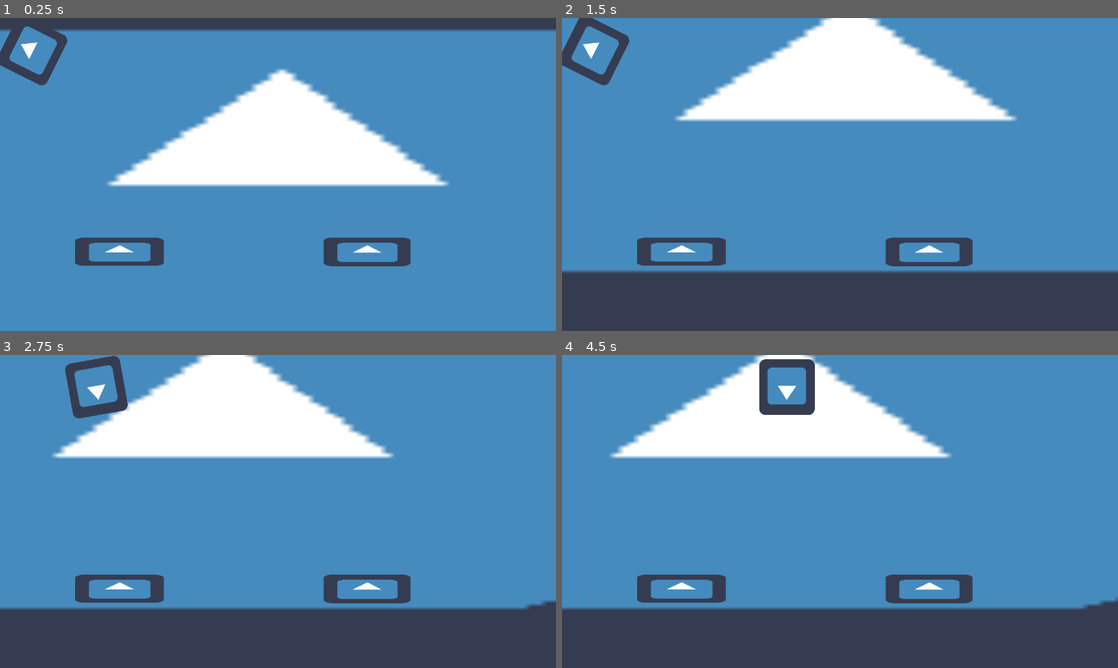
Above: before the commit, frames 1-4 (two rows, left to right).
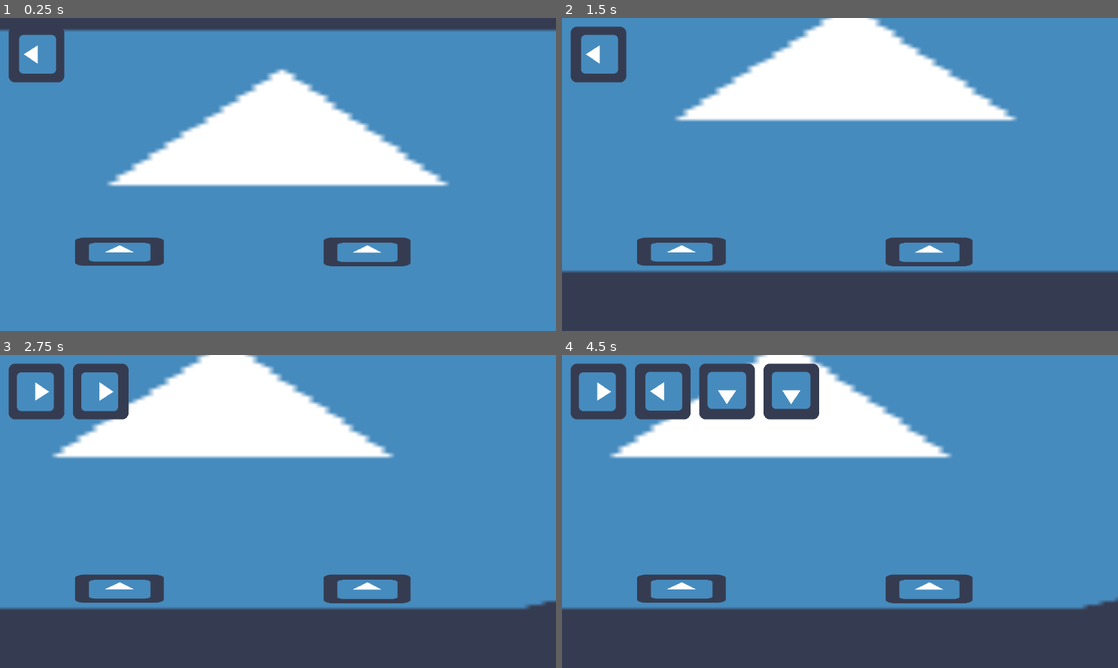
Above: after the commit, the same moments.

Repository: ConnorWhalen/gmtk2018
Game: Godot game, scene res://stage.tscn
Two runs of this game, one before a commit and one after it. Both use one fixed random seed, a clock stepped at 60 frames per second and the inputs below. The engine's default icon, where the game draws it, is replaced by a stand-in: a white triangle on a blue panel in a dark square.
Inputs:
- Up to frame 1 (0.25 s): no input
- Up to frame 2 (1.5 s): tap Enter at 0.5 s; hold Down (scroll_down) 0.53-1.28 s; tap Left (scroll_left) at 1.35 s
- Up to frame 3 (2.75 s): tap Space (space) at 2 s; hold Right (scroll_right) from 2.03 s (still down)
- Up to frame 4 (4.5 s): release Right (scroll_right) at 2.78 s; tap Up (scroll_up) at 2.85 s; tap Enter at 3.5 s; tap Space (space) at 3.6, 4.25 s; tap Down (scroll_down) at 4.35 s

The runs differ from the first frame. In frame 1, 0.9% of the frame differs, in the area x 0-13%, y 2-22%; in frame 2, 1.1%; in frame 3, 2.1%; in frame 4, 4.8%, in the area x 1-47%, y 1-21%.

Commit message:
fix checklist appearance

Diff:
--- a/checklist.gd
+++ b/checklist.gd
@@ -21,9 +21,9 @@
 	for i in total:
 		var child = checklist_item_scene.instance()
 		var child_size = child.size()
-		child.position.x = (child_size.x*0.5 + PADDING) * (2*i + 1)
-		child.position.y = child_size.y*0.5 + PADDING
-		child.rotation = items_[i]
+		child.position.x = (child_size.x*0.5 + PADDING) * (2*i + 1) + PADDING
+		child.position.y = child_size.y*0.5 + PADDING*2
+		child.rotation_degrees = items_[i]
 		self.add_child(child)
 	self.get_children()[0].reveal()
 
--- a/checklist_item.tscn
+++ b/checklist_item.tscn
@@ -16,3 +16,7 @@
 _sections_unfolded = [ "Offset", "Transform", "Visibility" ]
 
 [node name="complete" type="Sprite" parent="." index="1"]
+
+visible = false
+texture = ExtResource( 2 )
+_sections_unfolded = [ "Visibility" ]
